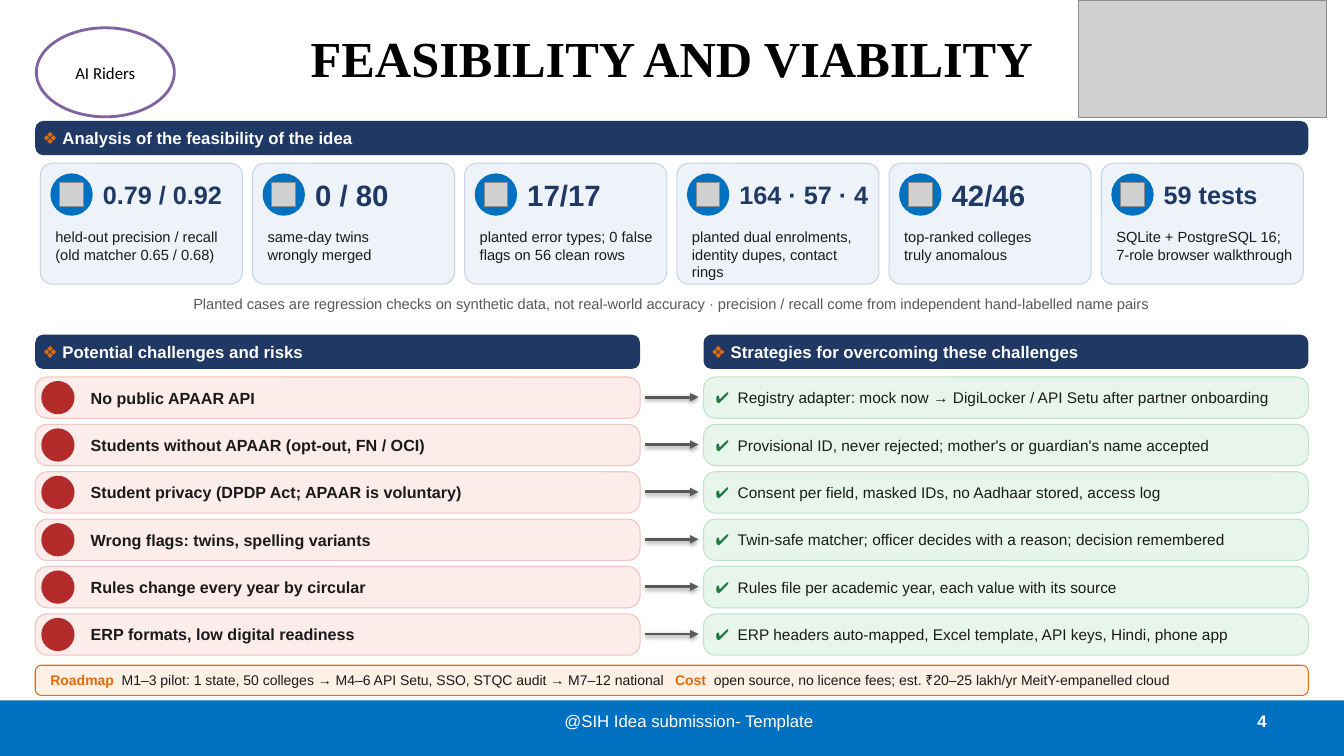
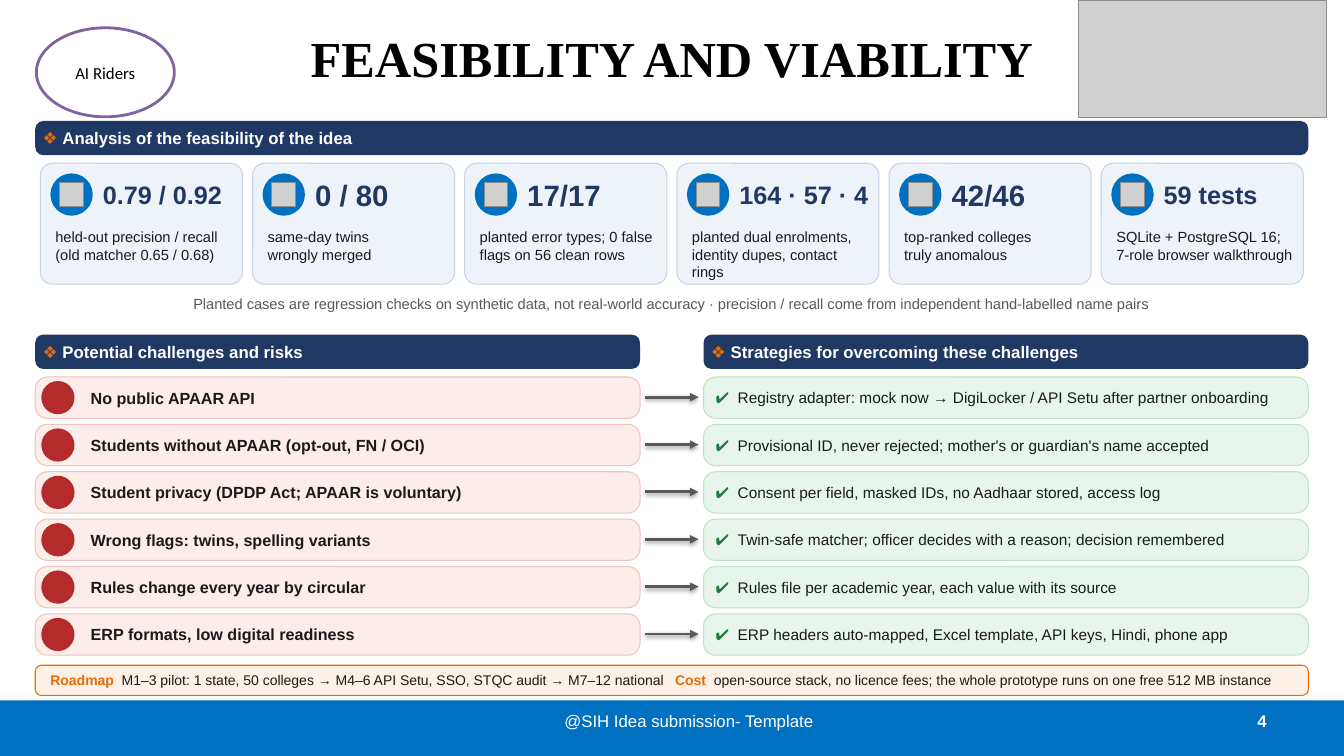
Before and after one commit to Pulkitkh/VidyaPramaan, a slide deck: slide 4 of ppt/SIH26263_AI_Riders_Idea.pptx. Drawn at 1344x756 pixels with LibreOffice and Linux fonts; fonts in the diff are those of the drawing; grey boxes stand for pictures; background and template pictures are left out. Boxes give left, top, right and bottom in pixels: in the first picture for what was removed or moved away, otherwise in the second. Text is boxed around its words. In the diff, an @@ line names an element or a change of style, - is before the commit and + after.

```diff
--- a/ppt/SIH26263_AI_Riders_Idea.pptx
+++ b/ppt/SIH26263_AI_Riders_Idea.pptx
@@ text at <box>50,675,1272,688</box>: text changed @@
-Roadmap M1–3 pilot: 1 state, 50 colleges → M4–6 API Setu, SSO, STQC audit → M7–12 national Cost open source, no licence fees; est. ₹20–25 lakh/yr MeitY-empanelled cloud
+Roadmap M1–3 pilot: 1 state, 50 colleges → M4–6 API Setu, SSO, STQC audit → M7–12 national Cost open-source stack, no licence fees; the whole prototype runs on one free 512 MB instance
```
Also in this commit, not shown: 3 other slides changed, 3 other files.
